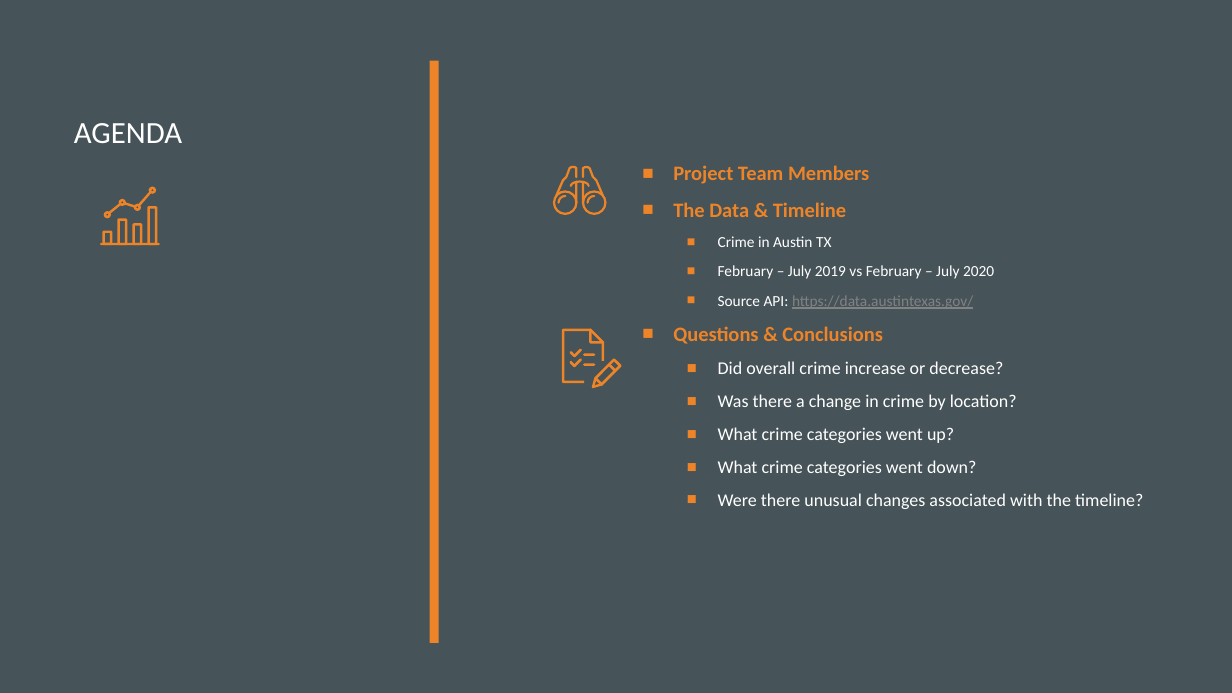
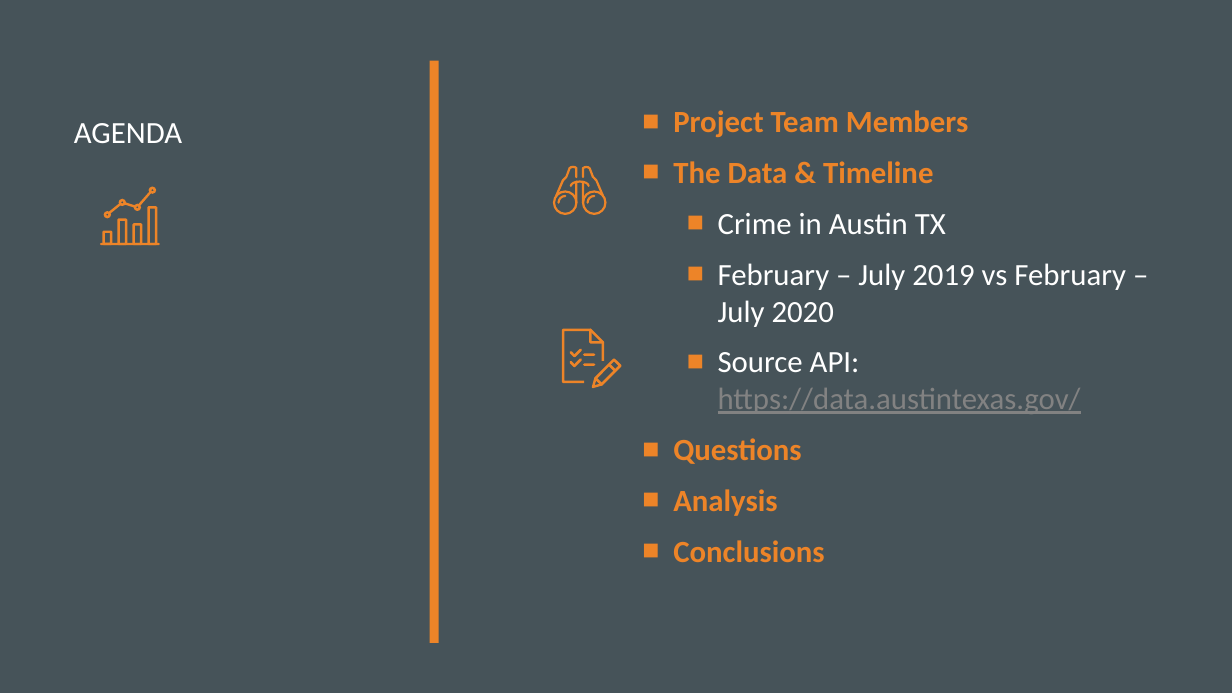
Before and after one commit to ibeth92/Crime_in_the_Time_of_COVID, a slide deck: slide 2 of CRIME IN THE TIME OF COVID.pptx. Drawn at 1232x693 pixels with LibreOffice and Linux fonts; fonts in the diff are those of the drawing. Boxes give left, top, right and bottom in pixels: in the first picture for what was removed or moved away, otherwise in the second. Text is boxed around its words. In the diff, an @@ line names an element or a change of style, - is before the commit and + after.

```diff
--- a/CRIME IN THE TIME OF COVID.pptx
+++ b/CRIME IN THE TIME OF COVID.pptx
@@ text at <box>673,110,1126,414</box>: size 16 to 24 pt in "Project Team Members", "The Data & Timeline"; size 12 to 24 pt in "Crime in Austin TX", "February – July 2019 vs February – ...", "Source API: https://data.austintexas.gov/"; more space between paragraphs @@
@@ text at <box>673,438,824,562</box>: text changed; size 14 to 24 pt; text colour #FFFFFF to #ED8428; bold on @@
-■ Questions & Conclusions
-■ Did overall crime increase or decrease?
-■ Was there a change in crime by location?
-■ What crime categories went up?
-■ What crime categories went down?
-■ Were there unusual changes associated with the timeline?
+■ Questions
+■ Analysis
+■ Conclusions
```
Also in this commit, not shown: 1 slide added.
